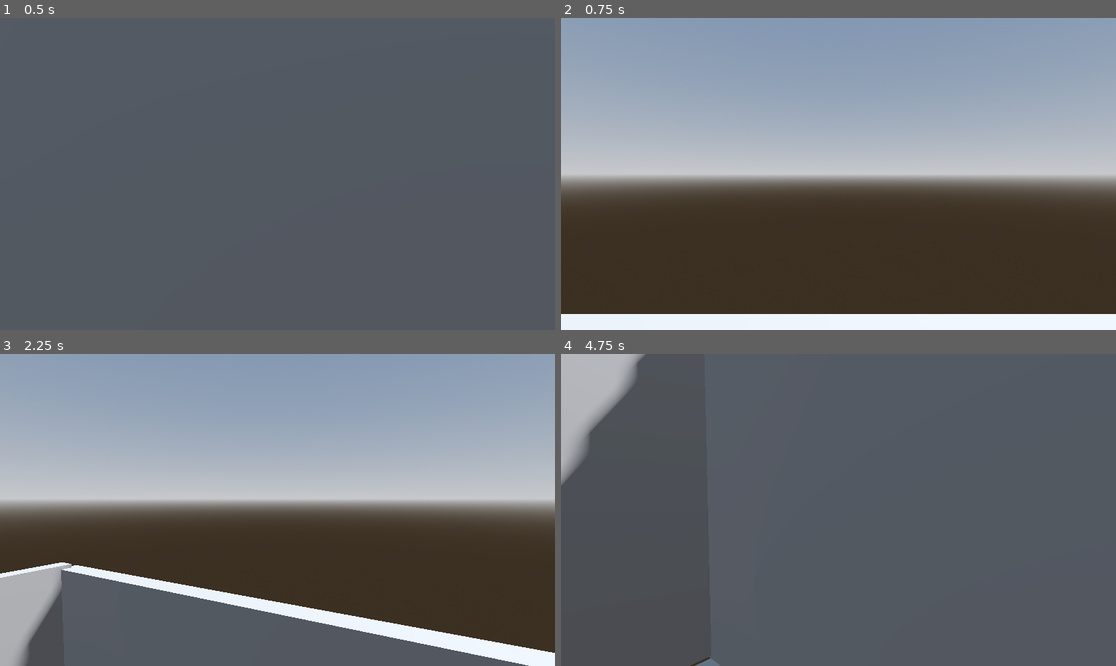
Above: before the commit, frames 1-4 (two rows, left to right).
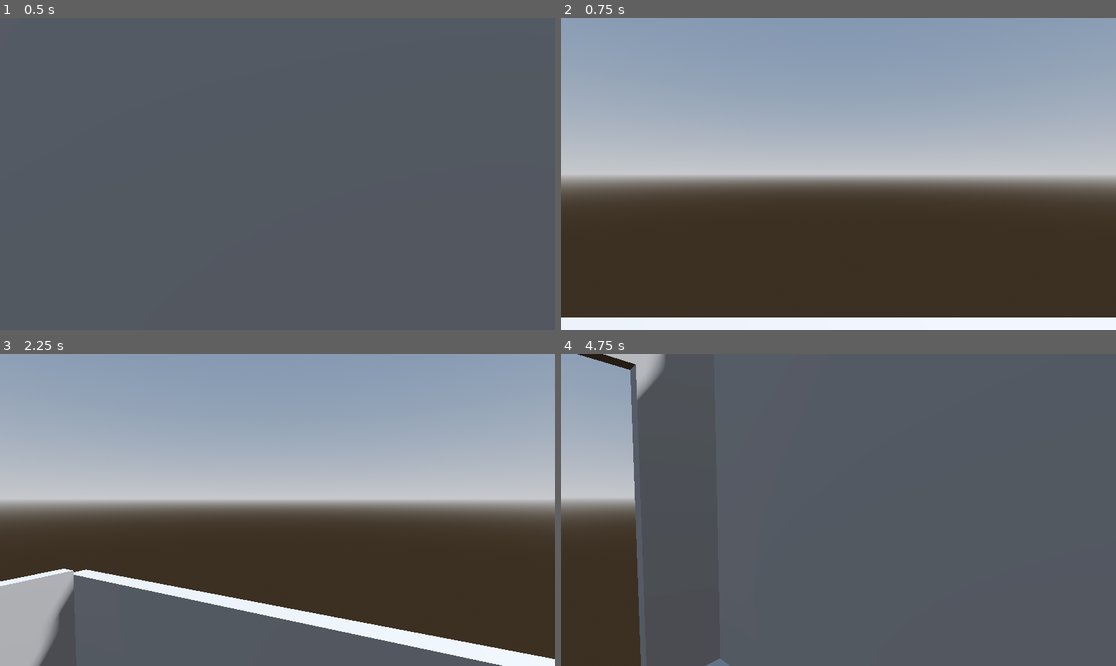
Above: after the commit, the same moments.

Repository: filloso/aps112
Game: Godot game, scene res://scenes/corridor.tscn
Two runs of this game, one before a commit and one after it. Both use one fixed random seed, a clock stepped at 60 frames per second and the inputs below. This scene is started directly instead of the project's main scene.
Inputs (mouse positions are in pixels of both pictures, inside the frame that each line leads up to):
- Up to frame 1 (0.5 s): no input
- Up to frame 2 (0.75 s): tap Enter (ui_accept) at 0.5 s; move the mouse to (960, 158) at 0.52 s; hold Right (ui_right) from 0.53 s (still down); click (960, 158) at 0.67 s
- Up to frame 3 (2.25 s): tap Enter (ui_accept) at 0.77, 1.25, 1.52, 2 s; move the mouse to (249, 510) at 1.27 s; release Right (ui_right) at 1.28 s; hold Up (ui_up) from 1.28 s (still down); move the mouse to (288, 503) at 2.02 s
- Up to frame 4 (4.75 s): keep holding Up (ui_up); tap Enter (ui_accept) at 2.75, 3.02, 3.5, 3.77, 4.25, 4.52 s; move the mouse to (832, 516) at 2.77 s; click (832, 516) at 2.92 s; move the mouse to (877, 513) at 3.52 s; move the mouse to (794, 506) at 4.27 s

Frame 1 is identical in both runs. In frame 2, 1.1% of the frame differs, in the area x 0-100%, y 94-96%; in frame 3, 3.9%; in frame 4, 13%, in the area x 0-31%, y 0-100%.

Commit message:
Update corridor.tscn

Diff:
--- a/scenes/corridor.tscn
+++ b/scenes/corridor.tscn
@@ -28,7 +28,7 @@
 use_collision = true
 
 [node name="Wall2" type="CSGBox3D" parent="Walls"]
-transform = Transform3D(1, 0, 0, 0, 1, 0, 0, 0, 1, 0, 1.55363, -0.921576)
+transform = Transform3D(1, 0, 0, 0, 1, 0, 0, 0, 1, 0, 1.51264, -0.976037)
 size = Vector3(16.52, 2.57, 0.1)
 
 [node name="Wall3" type="CSGBox3D" parent="Walls"]
@@ -36,8 +36,13 @@
 size = Vector3(0.1, 2.57, 1.85)
 
 [node name="Wall4" type="CSGBox3D" parent="Walls"]
-transform = Transform3D(1, 0, 0, 0, 1, 0, 0, 0, 1, -8.27077, 1.57459, 0)
+transform = Transform3D(1, 0, 0, 0, 1, 0, 0, 0, 1, -8.254, 1.53749, 0)
 size = Vector3(0.1, 2.57, 1.85)
+
+[node name="Door" type="CSGBox3D" parent="Walls/Wall4"]
+transform = Transform3D(1, 0, 0, 0, 1, 0, 0, 0, 1, 0.010355, -0.379256, 0)
+operation = 2
+size = Vector3(0.25, 1.8, 1)
 
 [node name="Wall" type="CSGBox3D" parent="Walls"]
 transform = Transform3D(1, 0, 0, 0, 1, 0, 0, 0, 1, 0, 1.51981, 0.934012)
